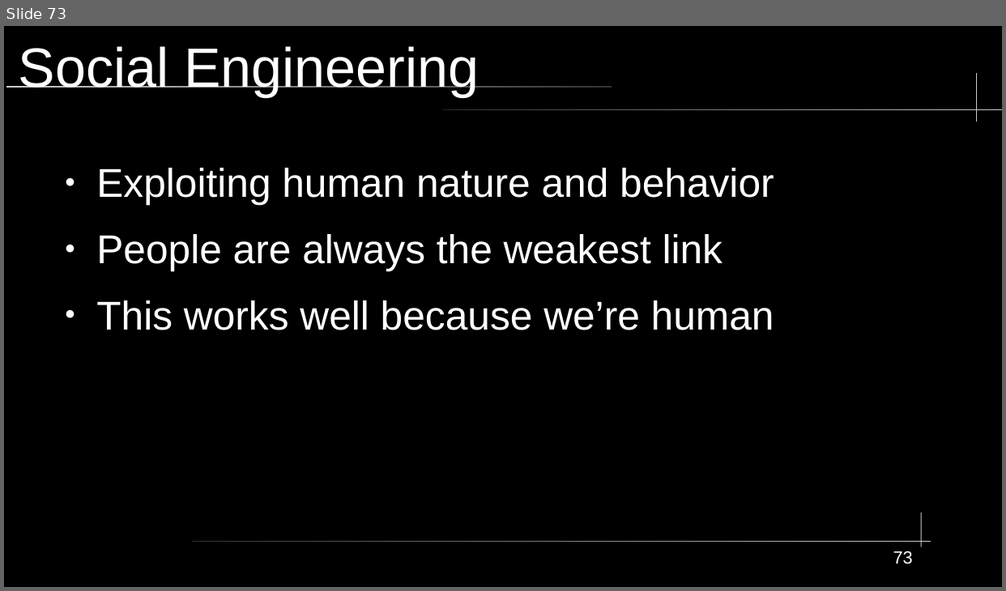
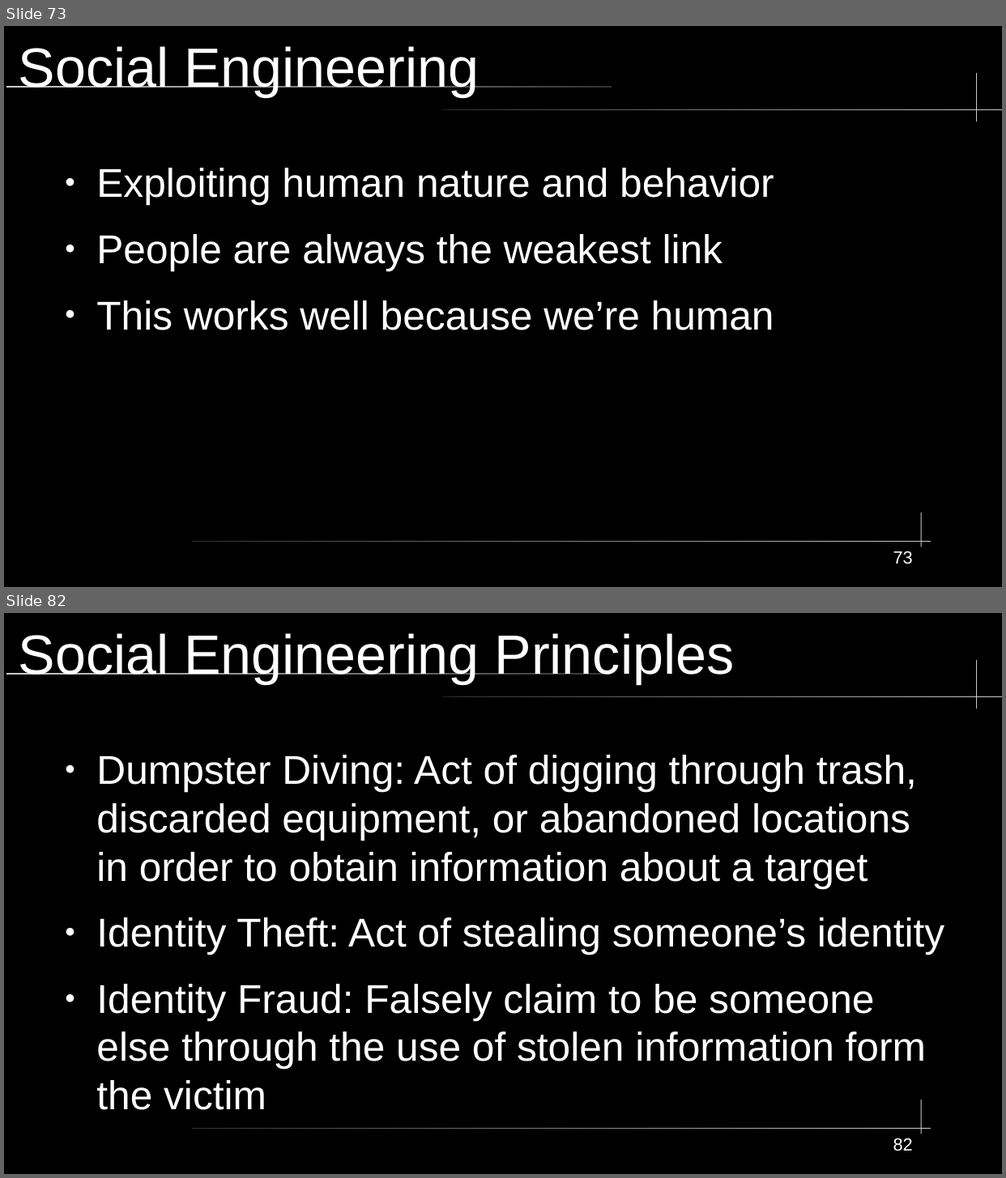
Before and after one commit to City-Colleges-of-Chicago-Cybersecurity/COMPSFI-214, a slide deck: 2026/Spring/powerpoints/Chapter-02-Personnel-Security-and-Risk-Management-Concepts.odp. Shown one above the other, each under a label of ours: slide 73 before the commit, slides 73 and 82 after it; the slides between them are not shown. The pictures are 1006x591 and 1006x1178 pixels, drawn with LibreOffice and Linux fonts; fonts in the diff are those of the drawing. Boxes give left, top, right and bottom in pixels: in the first picture for what was removed or moved away, otherwise in the second. Text is boxed around its words. In the diff, an @@ line names an element or a change of style, - is before the commit and + after.

```diff
--- a/2026/Spring/powerpoints/Chapter-02-Personnel-Security-and-Risk-Management-Concepts.odp
+++ b/2026/Spring/powerpoints/Chapter-02-Personnel-Security-and-Risk-Management-Concepts.odp
@@ slide 82 added at [4,613,1002,1174], background #000000; not listed: 5 template elements that a slide beside it also shows @@
@@ title added at [19,633,735,684], 44 pt, text #FFFFFF @@
+Social Engineering Principles
@@ text added at [96,755,944,1110], 32 pt, text #FFFFFF @@
+● Dumpster Diving: Act of digging through trash, discarded equipment, or abandoned locations in order to obtain information about a target
+● Identity Theft: Act of stealing someone’s identity
+● Identity Fraud: Falsely claim to be someone else through the use of stolen information form the victim
@@ page number added at [893,1139,913,1152], 14 pt, text #FFFFFF @@
+82
```
Also in this commit, not shown: 1 slide changed, 10 other slides added, 1 slide removed, 2 other files.
